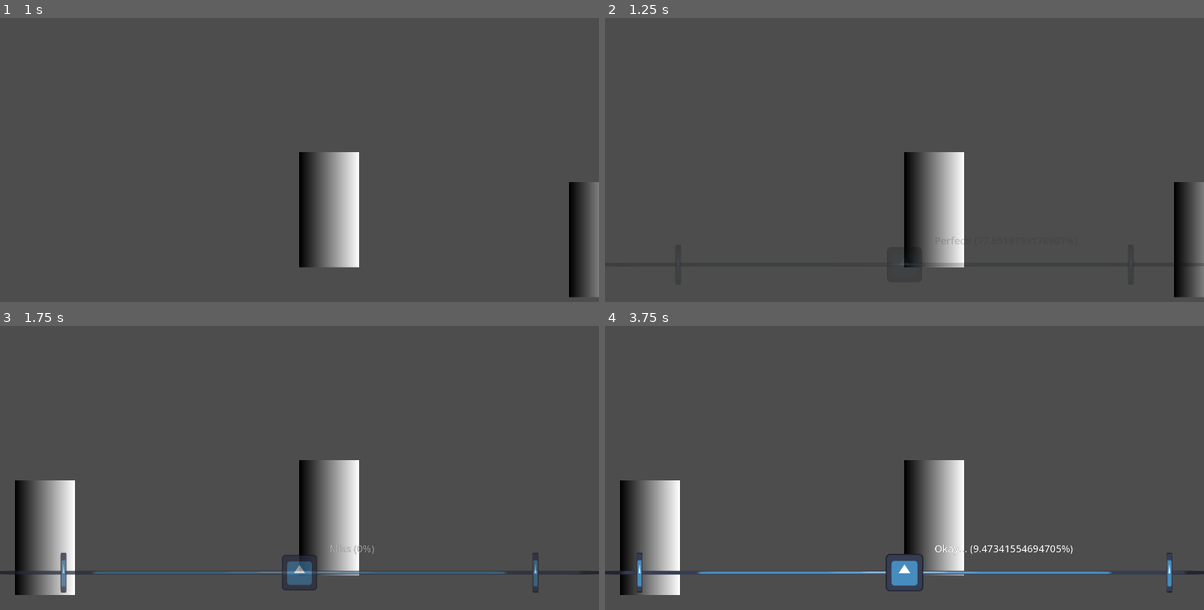
Above: before the commit, frames 1-4 (two rows, left to right).
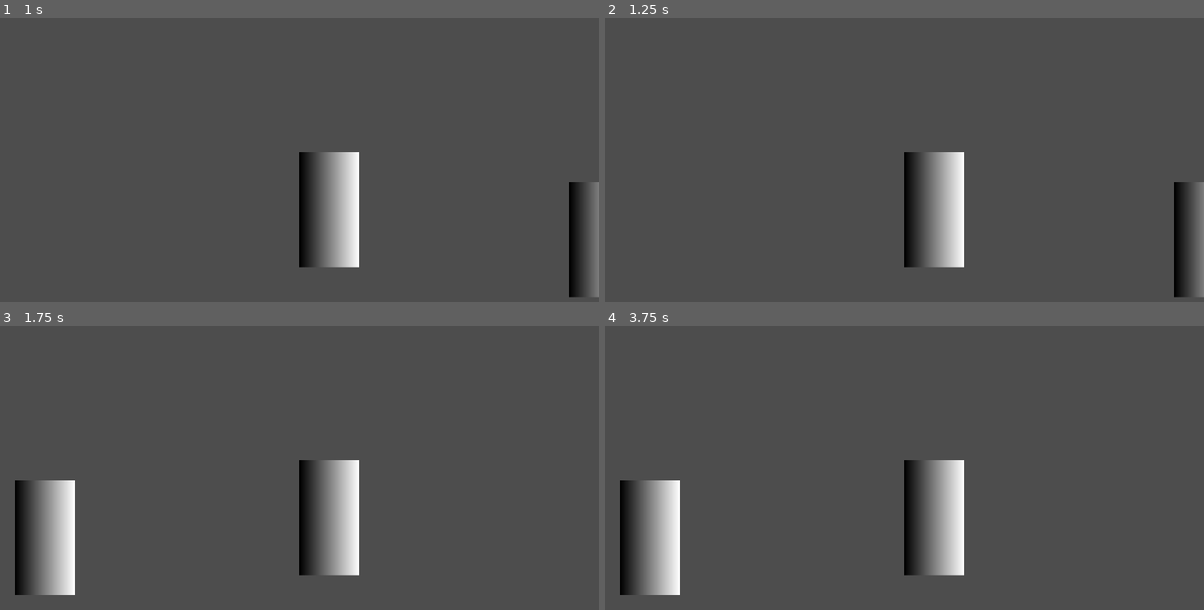
Above: after the commit, the same moments.

Repository: Quarticore/UntitledTomatoGame
Game: Godot game, scene res://scenes/main.tscn
Same seed, same stepped clock (60 frames per second), same inputs: the game is played once before the commit and once after it. The engine's default icon, where the game draws it, is replaced by a stand-in: a white triangle on a blue panel in a dark square. Sound files missing from this copy of the repository are replaced by a short silence.
Inputs (mouse positions are in pixels of both pictures, inside the frame that each line leads up to):
- Up to frame 1 (1 s): tap Enter at 0.5 s; move the mouse to (161, 157) at 0.52 s; hold D (InputRight) from 0.53 s (still down); click (161, 157) at 0.6 s
- Up to frame 2 (1.25 s): keep holding D (InputRight)
- Up to frame 3 (1.75 s): move the mouse to (598, 547) at 1.27 s; release D (InputRight) at 1.28 s; hold A (InputLeft) from 1.28 s (still down); tap S (InputMiddle) at 1.35 s; click (598, 547) at 1.42 s
- Up to frame 4 (3.75 s): move the mouse to (934, 516) at 2.02 s; release A (InputLeft) at 2.03 s; hold D (InputRight) 2.03-3.53 s; click (934, 516) at 2.1 s; move the mouse to (874, 527) at 2.77 s; tap S (InputMiddle) at 2.85 s; click (874, 527) at 2.92 s; move the mouse to (1084, 510) at 3.52 s; hold A (InputLeft) from 3.53 s (still down); click (1084, 510) at 3.6 s

Frame 1 is identical in both runs. In frame 2, less than 0.1% of the frame differs, in the area x 49-100%, y 77-88%; in frame 3, 2.0%, in the area x 0-100%, y 77-94%; in frame 4, 1.9%.

Commit message:
fix: forward events

Diff:
--- a/scenes/main.tscn
+++ b/scenes/main.tscn
@@ -1,12 +1,13 @@
-[gd_scene load_steps=16 format=3 uid="uid://de4vrd6yr3nho"]
+[gd_scene load_steps=18 format=3 uid="uid://de4vrd6yr3nho"]
 
 [ext_resource type="Script" path="res://assets/scripts/pause.gd" id="1_3bpvp"]
 [ext_resource type="Script" path="res://assets/scripts/selection_manager.gd" id="1_l4jld"]
-[ext_resource type="PackedScene" path="res://scenes/member.tscn" id="2_ak1xx"]
+[ext_resource type="PackedScene" uid="uid://rf7wiy4b21xh" path="res://scenes/member.tscn" id="2_ak1xx"]
 [ext_resource type="PackedScene" uid="uid://cpp7ddhx8pqcf" path="res://scenes/audio_manager.tscn" id="3_m7yqh"]
 [ext_resource type="Script" path="res://assets/scripts/camera_scale.gd" id="4_k61ne"]
 [ext_resource type="PackedScene" uid="uid://d2q3qtuygsylc" path="res://scenes/beat_indicator.tscn" id="4_xrbsb"]
 [ext_resource type="Script" path="res://assets/scripts/gameplay_ui.gd" id="5_03y6y"]
+[ext_resource type="Script" path="res://assets/scripts/viewport_display_input_forwarder.gd" id="5_frg55"]
 
 [sub_resource type="Gradient" id="Gradient_w5xsi"]
 
@@ -15,6 +16,9 @@
 
 [sub_resource type="ViewportTexture" id="ViewportTexture_4737g"]
 viewport_path = NodePath("UIViewport")
+
+[sub_resource type="RectangleShape2D" id="RectangleShape2D_t4peg"]
+size = Vector2(1920, 1080)
 
 [sub_resource type="Animation" id="Animation_3c3il"]
 length = 0.001
@@ -96,7 +100,15 @@
 script = ExtResource("4_k61ne")
 
 [node name="ViewportTextureRect" type="Sprite2D" parent="MainCamera"]
+visible = false
 texture = SubResource("ViewportTexture_4737g")
+script = ExtResource("5_frg55")
+
+[node name="Area2D" type="Area2D" parent="MainCamera/ViewportTextureRect"]
+
+[node name="CollisionShape2D" type="CollisionShape2D" parent="MainCamera/ViewportTextureRect/Area2D"]
+shape = SubResource("RectangleShape2D_t4peg")
+debug_color = Color(0, 0.6, 0.701961, 0.0352941)
 
 [node name="AudioManager" parent="." instance=ExtResource("3_m7yqh")]
 
@@ -133,4 +145,5 @@
 [connection signal="selected" from="Member2" to="SelectionManager" method="_on_member_2_selected"]
 [connection signal="hovered" from="Member3" to="SelectionManager" method="_on_member_3_hovered"]
 [connection signal="selected" from="Member3" to="SelectionManager" method="_on_member_3_selected"]
+[connection signal="input_event" from="MainCamera/ViewportTextureRect/Area2D" to="MainCamera/ViewportTextureRect" method="_on_area_2d_input_event"]
 [connection signal="rhythm_input" from="AudioManager" to="UIViewport/GameplayUI" method="_on_audio_manager_rhythm_input"]
